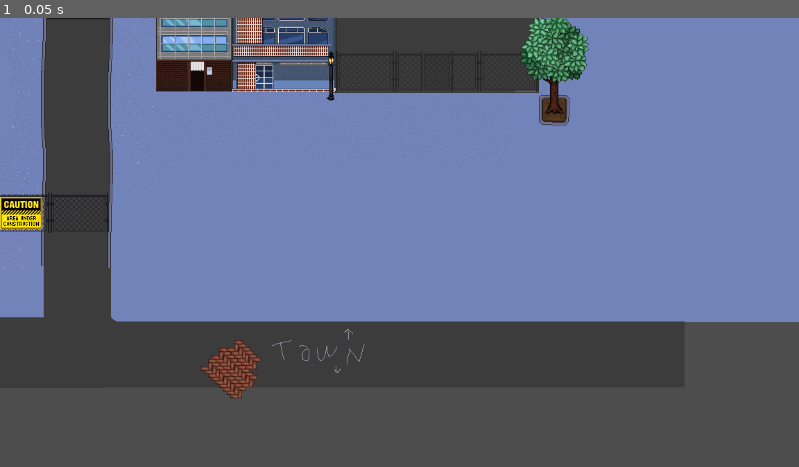
Above: before the commit, frame 1.
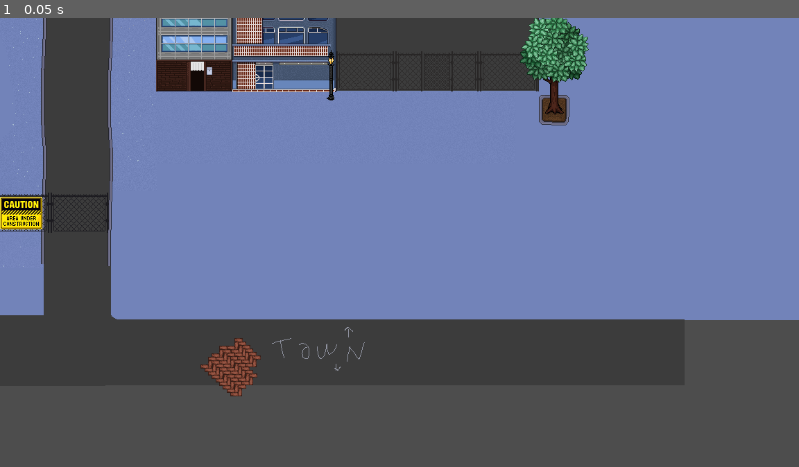
Above: after the commit, the same moment.

Repository: porkbrain/dont-count-the-sheep
Game: Godot game, scene res://assets/scenes/downtown.tscn
Same seed, same stepped clock (60 frames per second), same inputs: the game is played once before the commit and once after it. The project has no main scene, so this scene is started directly.
Inputs:
- Up to frame 1 (0.05 s): no input

The runs differ from the first frame. In frame 1, 1.2% of the frame differs, in the area x 0-100%, y 0-85%.

Commit message:
parking lot and more assets downtown

Diff:
--- a/main_game/assets/scenes/downtown.tscn
+++ b/main_game/assets/scenes/downtown.tscn
@@ -14,6 +14,7 @@
 [ext_resource type="Texture2D" uid="uid://qjb3dquepnch" path="res://assets/downtown/truck.png" id="12_mwj3x"]
 [ext_resource type="Texture2D" uid="uid://cs4xyldoxgtxg" path="res://assets/downtown/tree.png" id="13_7q235"]
 [ext_resource type="Texture2D" uid="uid://djrcy48yl8ego" path="res://assets/downtown/mall.png" id="13_jgs6s"]
+[ext_resource type="Texture2D" uid="uid://bprq7kf7j27if" path="res://assets/downtown/sipek.png" id="14_6c1wy"]
 [ext_resource type="Texture2D" uid="uid://b7r70khewajh0" path="res://assets/downtown/lamp.png" id="14_8uy80"]
 [ext_resource type="Texture2D" uid="uid://d3swa0vc5iitv" path="res://assets/downtown/briza.png" id="16_xr53b"]
 [ext_resource type="Texture2D" uid="uid://lgsyrvis4y80" path="res://assets/downtown/wired_fence.png" id="17_5ai3x"]
@@ -28,6 +29,8 @@
 [ext_resource type="Texture2D" uid="uid://dy8urm75tam2x" path="res://assets/downtown/construction_site_sign.png" id="22_m6eml"]
 [ext_resource type="Texture2D" uid="uid://bqhuebro50e5n" path="res://assets/downtown/tower.png" id="23_7ng4s"]
 [ext_resource type="Texture2D" uid="uid://closy5vs11rwm" path="res://assets/downtown/barn.png" id="23_av7fi"]
+[ext_resource type="Texture2D" uid="uid://b4n3d4xbt3n7t" path="res://assets/downtown/fire_ex.png" id="24_ohwph"]
+[ext_resource type="Texture2D" uid="uid://bnjtrujdg2l5p" path="res://assets/downtown/no_smoking_sign.png" id="25_1tn82"]
 [ext_resource type="Texture2D" uid="uid://m2ycv8ggd4ho" path="res://assets/downtown/clinic.png" id="25_ukjmq"]
 [ext_resource type="Texture2D" uid="uid://vyq68glbbaiv" path="res://assets/downtown/zabradli.png" id="26_nm5hp"]
 [ext_resource type="Texture2D" uid="uid://uuxhgpjap208" path="res://assets/downtown/big_tree.png" id="28_6tavv"]
@@ -37,6 +40,10 @@
 [ext_resource type="Texture2D" uid="uid://dsdky0twwr6jh" path="res://assets/downtown/blue_clinic.png" id="35_ecxbn"]
 [ext_resource type="Texture2D" uid="uid://cj7k78j2n48gr" path="res://assets/downtown/roof_building.png" id="36_4dgjx"]
 [ext_resource type="Texture2D" uid="uid://bflcaqeap0y6j" path="res://assets/downtown/bin_bag.png" id="37_kbqnk"]
+[ext_resource type="Texture2D" uid="uid://c140qot1ofdoq" path="res://assets/downtown/red_car.png" id="41_h1vqy"]
+[ext_resource type="Texture2D" uid="uid://b3k4s743uhvpa" path="res://assets/downtown/white_van.png" id="42_gumcj"]
+[ext_resource type="Texture2D" uid="uid://c8evra3g3jreh" path="res://assets/downtown/orange_car.png" id="43_rbmlo"]
+[ext_resource type="Texture2D" uid="uid://brapyya5pqurk" path="res://assets/downtown/potted_bush.png" id="44_d0uug"]
 
 [sub_resource type="AtlasTexture" id="AtlasTexture_5i4a5"]
 atlas = ExtResource("2_vxd7e")
@@ -71,7 +78,7 @@
 
 [node name="DowntownBg" type="Sprite2D" parent="."]
 z_index = -5
-position = Vector2(232, 480)
+position = Vector2(232, 477)
 texture = ExtResource("1_ac7tb")
 
 [node name="CompoundRoot" type="Node2D" parent="."]
@@ -83,6 +90,10 @@
 [node name="YSort" type="Node2D" parent="CompoundRoot/Tower"]
 position = Vector2(3, 112)
 
+[node name="PottedBush2" type="Sprite2D" parent="CompoundRoot/Tower"]
+position = Vector2(38, 106)
+texture = ExtResource("44_d0uug")
+
 [node name="Barn" type="Sprite2D" parent="CompoundRoot"]
 position = Vector2(-140, -649)
 texture = ExtResource("23_av7fi")
@@ -91,7 +102,7 @@
 position = Vector2(-5, 68)
 
 [node name="Briza" type="Sprite2D" parent="CompoundRoot"]
-position = Vector2(-32, -589)
+position = Vector2(-880, -437)
 texture = ExtResource("16_xr53b")
 
 [node name="YSort" type="Node2D" parent="CompoundRoot/Briza"]
@@ -191,6 +202,10 @@
 
 [node name="YSort" type="Node2D" parent="CompoundRoot/Jehlicnan"]
 position = Vector2(0, 61)
+
+[node name="Sipek" type="Sprite2D" parent="CompoundRoot"]
+position = Vector2(-137, -572)
+texture = ExtResource("14_6c1wy")
 
 [node name="MallRoot" type="Node2D" parent="."]
 
@@ -338,6 +353,14 @@
 [node name="YSort" type="Node2D" parent="MallRoot/RoofBuilding"]
 position = Vector2(0, 41)
 
+[node name="FireEx" type="Sprite2D" parent="MallRoot/RoofBuilding"]
+position = Vector2(-69.5, 50)
+texture = ExtResource("24_ohwph")
+
+[node name="NoSmokingSign" type="Sprite2D" parent="MallRoot/RoofBuilding"]
+position = Vector2(34.5, 48)
+texture = ExtResource("25_1tn82")
+
 [node name="Block2Root" type="Node2D" parent="."]
 
 [node name="HousePlantshoptrio" type="Sprite2D" parent="Block2Root"]
@@ -354,6 +377,10 @@
 [node name="BlackBin" type="Sprite2D" parent="Block2Root/HousePlantshoptrio"]
 position = Vector2(108, 80)
 texture = ExtResource("7_p1j5y")
+
+[node name="PottedBush" type="Sprite2D" parent="Block2Root/HousePlantshoptrio"]
+position = Vector2(175, 82)
+texture = ExtResource("44_d0uug")
 
 [node name="Tree3" type="Sprite2D" parent="Block2Root"]
 position = Vector2(64, -273)
@@ -548,6 +575,10 @@
 [node name="YSort" type="Node2D" parent="ShoreRoot/Clinic"]
 position = Vector2(-47, -16)
 
+[node name="PottedBush3" type="Sprite2D" parent="ShoreRoot/Clinic"]
+position = Vector2(42, 72)
+texture = ExtResource("44_d0uug")
+
 [node name="Zabradli" type="Sprite2D" parent="ShoreRoot"]
 position = Vector2(-31, 968)
 texture = ExtResource("26_nm5hp")
@@ -574,11 +605,11 @@
 texture = ExtResource("35_ecxbn")
 
 [node name="Lamp" type="Sprite2D" parent="."]
-position = Vector2(-1000, 1016)
+position = Vector2(-1000, 1013)
 texture = ExtResource("14_8uy80")
 
 [node name="Tree" type="Sprite2D" parent="."]
-position = Vector2(499, 770)
+position = Vector2(490, 769)
 texture = ExtResource("13_7q235")
 
 [node name="YSort" type="Node2D" parent="Tree"]
@@ -588,3 +619,18 @@
 z_index = -1
 position = Vector2(1, 68)
 texture = ExtResource("20_kpivv")
+
+[node name="RedCar" type="Sprite2D" parent="."]
+position = Vector2(-263, -131)
+texture = ExtResource("41_h1vqy")
+
+[node name="WhiteVan" type="Sprite2D" parent="."]
+position = Vector2(-263, -263)
+texture = ExtResource("42_gumcj")
+
+[node name="YSort" type="Node2D" parent="WhiteVan"]
+position = Vector2(-1, 25)
+
+[node name="OrangeCar" type="Sprite2D" parent="."]
+position = Vector2(-960, -192)
+texture = ExtResource("43_rbmlo")
Binary file changed: main_game/assets/downtown/bg.png
Binary file added: main_game/assets/downtown/fire_ex.png
Binary file added: main_game/assets/downtown/no_smoking_sign.png
Binary file added: main_game/assets/downtown/orange_car.png
Binary file added: main_game/assets/downtown/potted_bush.png
Binary file added: main_game/assets/downtown/white_van.png
Not shown: 1 places in main_game/assets/scenes/downtown.tscn that only renumber resources
